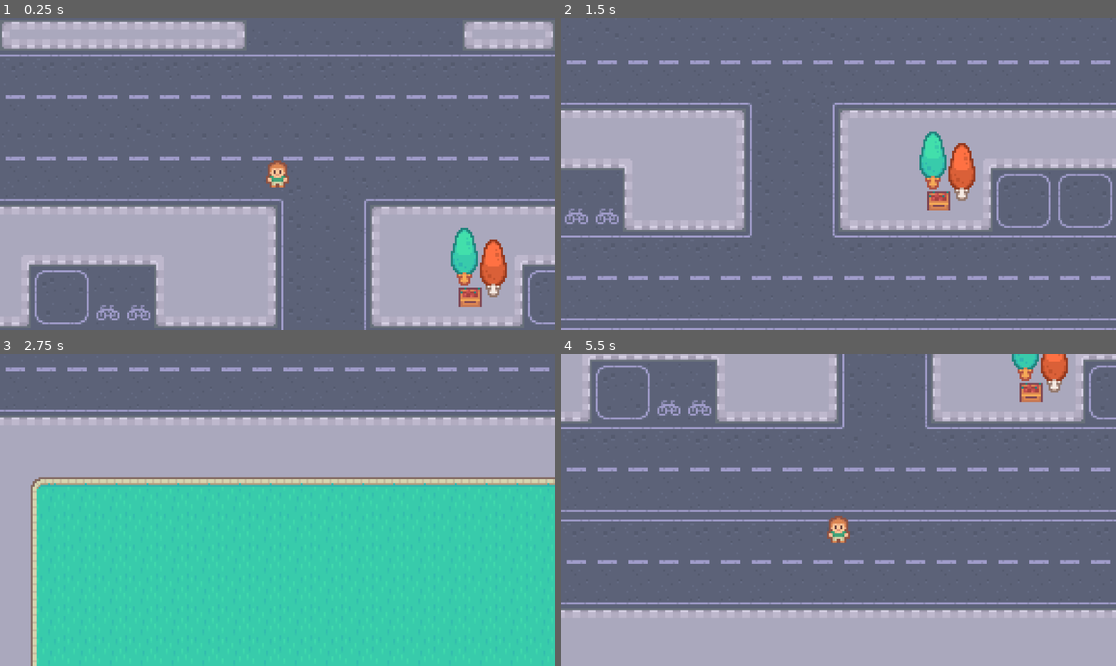
Above: before the commit, frames 1-4 (two rows, left to right).
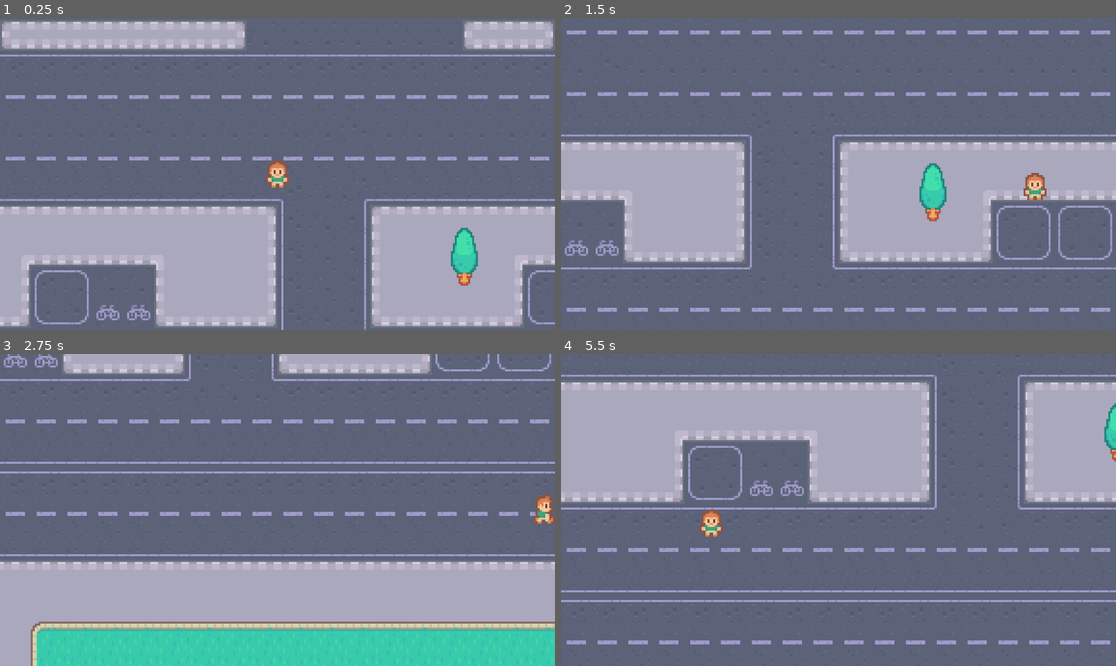
Above: after the commit, the same moments.

Repository: SmallFish1101/game1
Game: Godot game, scene res://scenes/game.tscn
Same seed, same stepped clock (60 frames per second), same inputs: the game is played once before the commit and once after it.
Inputs:
- Up to frame 1 (0.25 s): no input
- Up to frame 2 (1.5 s): tap Enter at 0.5 s; hold Right (right) 0.53-1.28 s; tap Space (comfirm) at 0.6, 1.35 s; hold Down (down) from 1.28 s (still down)
- Up to frame 3 (2.75 s): release Down (down) at 2.03 s; hold Right (right) from 2.03 s (still down); tap Space (comfirm) at 2.1 s
- Up to frame 4 (5.5 s): release Right (right) at 2.78 s; hold W (up) 2.78-3.53 s; tap Space (comfirm) every 0.75 s from 2.85 to 5.1 s; hold A (left) 3.53-5.03 s; hold Down (down) from 5.03 s (still down)

The runs differ from the first frame. In frame 1, 0.9% of the frame differs, in the area x 82-92%, y 70-93%; in frame 2, 27%; in frame 3, 70%, in the area x 0-100%, y 0-90%; in frame 4, 55%.

Commit message:
添加空气墙，给角色添加碰撞箱，添加动画，目前可以闲逛

Diff:
--- a/scenes/exercise_object.gd
+++ /dev/null
@@ -1 +0,0 @@
-extends Node2D
--- a/scenes/exercise_object.tscn
+++ /dev/null
@@ -1,20 +0,0 @@
-[gd_scene format=3 uid="uid://6rt6j4h172du"]
-
-[ext_resource type="Texture2D" uid="uid://d0so81ys3820n" path="res://graphics/objects/tree1.png" id="1_iphuf"]
-[ext_resource type="Script" uid="uid://btcv4jfdtv7s3" path="res://scenes/exercise_object.gd" id="1_ldj7v"]
-[ext_resource type="Texture2D" uid="uid://y3ndpd5bhsi3" path="res://graphics/objects/tree2.png" id="2_ldj7v"]
-[ext_resource type="Texture2D" uid="uid://y78osdw0bolc" path="res://graphics/objects/box1.png" id="3_prgxy"]
-
-[node name="ExerciseObject" type="Node2D" unique_id=168570443]
-script = ExtResource("1_ldj7v")
-
-[node name="Tree1" type="Sprite2D" parent="." unique_id=582773124]
-texture = ExtResource("1_iphuf")
-
-[node name="Tree2" type="Sprite2D" parent="." unique_id=1456537099]
-position = Vector2(15, 6)
-texture = ExtResource("2_ldj7v")
-
-[node name="Box1" type="Sprite2D" parent="." unique_id=217752824]
-position = Vector2(3, 21)
-texture = ExtResource("3_prgxy")
--- a/scenes/game.tscn
+++ b/scenes/game.tscn
@@ -2,7 +2,16 @@
 
 [ext_resource type="Texture2D" uid="uid://doghmovcgeltw" path="res://graphics/map.png" id="1_yqjtg"]
 [ext_resource type="PackedScene" uid="uid://bjy1c24lq0gf7" path="res://scenes/player.tscn" id="2_lnu2h"]
-[ext_resource type="PackedScene" uid="uid://6rt6j4h172du" path="res://scenes/exercise_object.tscn" id="3_lnu2h"]
+[ext_resource type="PackedScene" uid="uid://6rt6j4h172du" path="res://scenes/tree.tscn" id="3_lnu2h"]
+
+[sub_resource type="RectangleShape2D" id="RectangleShape2D_vkqoe"]
+size = Vector2(20, 680)
+
+[sub_resource type="RectangleShape2D" id="RectangleShape2D_co6qv"]
+size = Vector2(384, 21.25)
+
+[sub_resource type="RectangleShape2D" id="RectangleShape2D_gjxql"]
+size = Vector2(384, 20)
 
 [node name="Game" type="Node2D" unique_id=302956875]
 
@@ -13,3 +22,23 @@
 
 [node name="ExerciseObject" parent="." unique_id=168570443 instance=ExtResource("3_lnu2h")]
 position = Vector2(97, 43)
+
+[node name="Node2D" type="Node2D" parent="." unique_id=1746161190]
+
+[node name="StaticBody2D" type="StaticBody2D" parent="Node2D" unique_id=1542854894]
+
+[node name="CollisionShape2D" type="CollisionShape2D" parent="Node2D/StaticBody2D" unique_id=1874208549]
+position = Vector2(-202, -1)
+shape = SubResource("RectangleShape2D_vkqoe")
+
+[node name="CollisionShape2D2" type="CollisionShape2D" parent="Node2D/StaticBody2D" unique_id=355786713]
+position = Vector2(202, 0)
+shape = SubResource("RectangleShape2D_vkqoe")
+
+[node name="CollisionShape2D3" type="CollisionShape2D" parent="Node2D/StaticBody2D" unique_id=1554034606]
+position = Vector2(0, -330.375)
+shape = SubResource("RectangleShape2D_co6qv")
+
+[node name="CollisionShape2D4" type="CollisionShape2D" parent="Node2D/StaticBody2D" unique_id=451393535]
+position = Vector2(0, 329)
+shape = SubResource("RectangleShape2D_gjxql")
--- a/scenes/player.gd
+++ b/scenes/player.gd
@@ -1,7 +1,7 @@
-extends Node2D
+extends CharacterBody2D
 
 var direction: Vector2 = Vector2(1,1)
-var speed: int = 5
+var speed: int = 200
 
 # Called every frame. 'delta' is the elapsed time since the previous frame.
 func _physics_process(_delta: float) -> void:
@@ -24,10 +24,24 @@
 		#position += direction * speed
 
 	direction = Input.get_vector("left", "right", "up", "down")
-	position += direction * speed
+	velocity = direction * speed
+	animation()
+	move_and_slide()
 
 	if Input.is_action_just_pressed("comfirm"):
 		print('something')
+
+func animation():
+	if direction:
+		#只有左右移动时才改变朝向，上下移动保留上次朝向
+		if direction.x != 0:
+			$AnimatedSprite2D.animation = 'left'
+			$AnimatedSprite2D.flip_h = direction.x > 0
+		else:
+			#只有上下单独按才会播放
+			$AnimatedSprite2D.animation = 'up' if direction.y < 0 else 'down'
+	else:
+		$AnimatedSprite2D.frame = 0
 
 
 
--- a/scenes/player.tscn
+++ b/scenes/player.tscn
@@ -1,13 +1,103 @@
 [gd_scene format=3 uid="uid://bjy1c24lq0gf7"]
 
 [ext_resource type="Script" uid="uid://bvow1in7idxld" path="res://scenes/player.gd" id="1_g2els"]
-[ext_resource type="Texture2D" uid="uid://bkgrir378horu" path="res://graphics/player/player_simple.png" id="2_qhqgy"]
+[ext_resource type="Texture2D" uid="uid://c4q6c7mxqh78h" path="res://graphics/player/player_tileset.png" id="2_g2els"]
 
-[node name="Player" type="Node2D" unique_id=1977469378]
+[sub_resource type="RectangleShape2D" id="RectangleShape2D_vkqoe"]
+size = Vector2(12, 8)
+
+[sub_resource type="AtlasTexture" id="AtlasTexture_g2els"]
+atlas = ExtResource("2_g2els")
+region = Rect2(16, 0, 16, 16)
+
+[sub_resource type="AtlasTexture" id="AtlasTexture_tuyoq"]
+atlas = ExtResource("2_g2els")
+region = Rect2(16, 16, 16, 16)
+
+[sub_resource type="AtlasTexture" id="AtlasTexture_fjrip"]
+atlas = ExtResource("2_g2els")
+region = Rect2(16, 32, 16, 16)
+
+[sub_resource type="AtlasTexture" id="AtlasTexture_qhqgy"]
+atlas = ExtResource("2_g2els")
+region = Rect2(0, 0, 16, 16)
+
+[sub_resource type="AtlasTexture" id="AtlasTexture_dqkch"]
+atlas = ExtResource("2_g2els")
+region = Rect2(0, 16, 16, 16)
+
+[sub_resource type="AtlasTexture" id="AtlasTexture_qlg0r"]
+atlas = ExtResource("2_g2els")
+region = Rect2(0, 32, 16, 16)
+
+[sub_resource type="AtlasTexture" id="AtlasTexture_smehm"]
+atlas = ExtResource("2_g2els")
+region = Rect2(32, 0, 16, 16)
+
+[sub_resource type="AtlasTexture" id="AtlasTexture_ur7pv"]
+atlas = ExtResource("2_g2els")
+region = Rect2(32, 16, 16, 16)
+
+[sub_resource type="AtlasTexture" id="AtlasTexture_y4r1p"]
+atlas = ExtResource("2_g2els")
+region = Rect2(32, 32, 16, 16)
+
+[sub_resource type="SpriteFrames" id="SpriteFrames_vkqoe"]
+animations = [{
+"frames": [{
+"duration": 1.0,
+"texture": SubResource("AtlasTexture_g2els")
+}, {
+"duration": 1.0,
+"texture": SubResource("AtlasTexture_tuyoq")
+}, {
+"duration": 1.0,
+"texture": SubResource("AtlasTexture_g2els")
+}, {
+"duration": 1.0,
+"texture": SubResource("AtlasTexture_fjrip")
+}],
+"loop": 1,
+"name": &"down",
+"speed": 5.0
+}, {
+"frames": [{
+"duration": 1.0,
+"texture": SubResource("AtlasTexture_qhqgy")
+}, {
+"duration": 1.0,
+"texture": SubResource("AtlasTexture_dqkch")
+}, {
+"duration": 1.0,
+"texture": SubResource("AtlasTexture_qhqgy")
+}, {
+"duration": 1.0,
+"texture": SubResource("AtlasTexture_qlg0r")
+}],
+"loop": 1,
+"name": &"left",
+"speed": 5.0
+}, {
+"frames": [{
+"duration": 1.0,
+"texture": SubResource("AtlasTexture_smehm")
+}, {
+"duration": 1.0,
+"texture": SubResource("AtlasTexture_ur7pv")
+}, {
+"duration": 1.0,
+"texture": SubResource("AtlasTexture_smehm")
+}, {
+"duration": 1.0,
+"texture": SubResource("AtlasTexture_y4r1p")
+}],
+"loop": 1,
+"name": &"up",
+"speed": 5.0
+}]
+
+[node name="Player" type="CharacterBody2D" unique_id=1290620304]
 script = ExtResource("1_g2els")
-
-[node name="PlayerSimple" type="Sprite2D" parent="." unique_id=1893488735]
-texture = ExtResource("2_qhqgy")
 
 [node name="Camera2D" type="Camera2D" parent="." unique_id=1734685384]
 zoom = Vector2(4, 4)
@@ -18,3 +108,11 @@
 limit_bottom = 320
 position_smoothing_enabled = true
 position_smoothing_speed = 20.0
+
+[node name="CollisionShape2D" type="CollisionShape2D" parent="." unique_id=2039127901]
+shape = SubResource("RectangleShape2D_vkqoe")
+
+[node name="AnimatedSprite2D" type="AnimatedSprite2D" parent="." unique_id=210940013]
+sprite_frames = SubResource("SpriteFrames_vkqoe")
+animation = &"down"
+autoplay = "down"
--- /dev/null
+++ b/scenes/tree.tscn
@@ -0,0 +1,15 @@
+[gd_scene format=3 uid="uid://6rt6j4h172du"]
+
+[ext_resource type="Texture2D" uid="uid://d0so81ys3820n" path="res://graphics/objects/tree1.png" id="1_iphuf"]
+
+[sub_resource type="RectangleShape2D" id="RectangleShape2D_vkqoe"]
+size = Vector2(8, 20)
+
+[node name="ExerciseObject" type="StaticBody2D" unique_id=108942266]
+
+[node name="Tree1" type="Sprite2D" parent="." unique_id=582773124]
+texture = ExtResource("1_iphuf")
+
+[node name="CollisionShape2D" type="CollisionShape2D" parent="." unique_id=191842003]
+position = Vector2(0, -1)
+shape = SubResource("RectangleShape2D_vkqoe")
Not shown, removed: scenes/exercise_object.gd.uid
